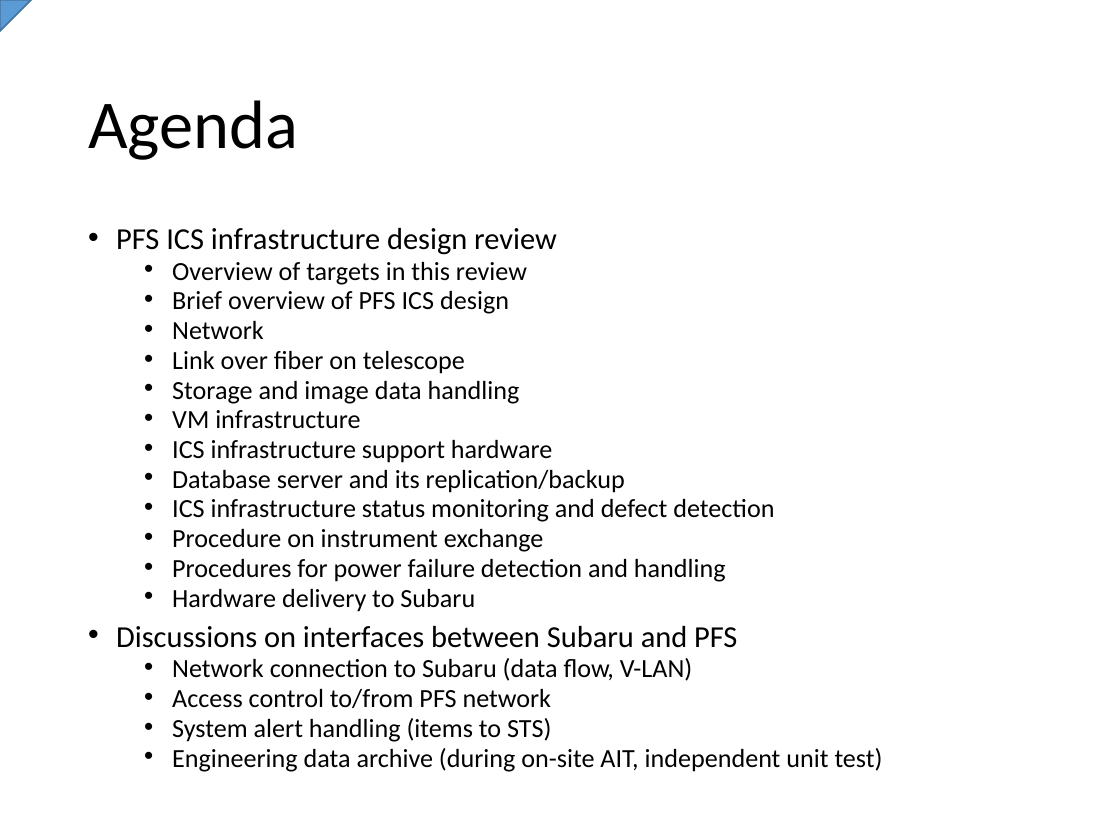
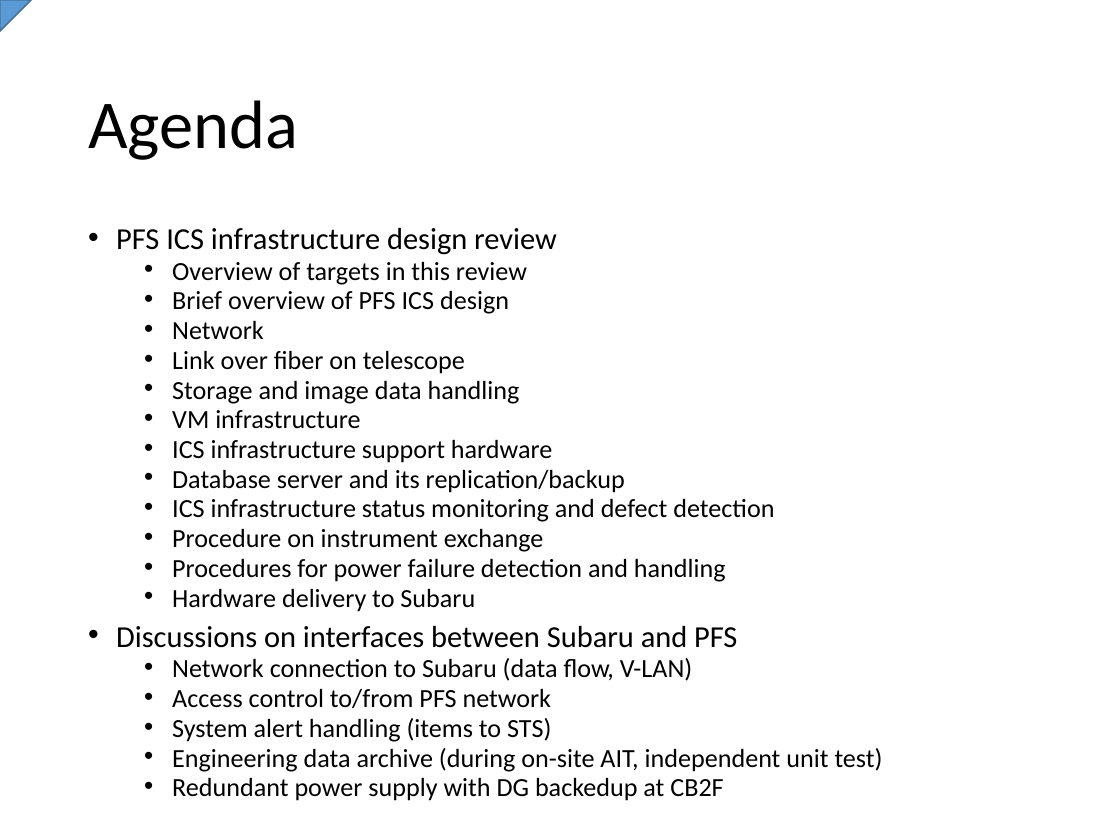
Before and after one commit to Subaru-PFS/ics_doc, a slide deck: slide 2 of SSN-00029.pptx. Drawn at 1120x840 pixels with LibreOffice and Linux fonts; fonts in the diff are those of the drawing. Boxes give left, top, right and bottom in pixels: in the first picture for what was removed or moved away, otherwise in the second. Text is boxed around its words. In the diff, an @@ line names an element or a change of style, - is before the commit and + after.

```diff
--- a/SSN-00029.pptx
+++ b/SSN-00029.pptx
@@ text at (x1=172, y1=778, x2=723, y2=801): paragraph added @@
+  • Redundant power supply with DG backedup at CB2F
```
Also in this commit, not shown: 15 other slides changed, 8 slides added, 5 slides removed.
